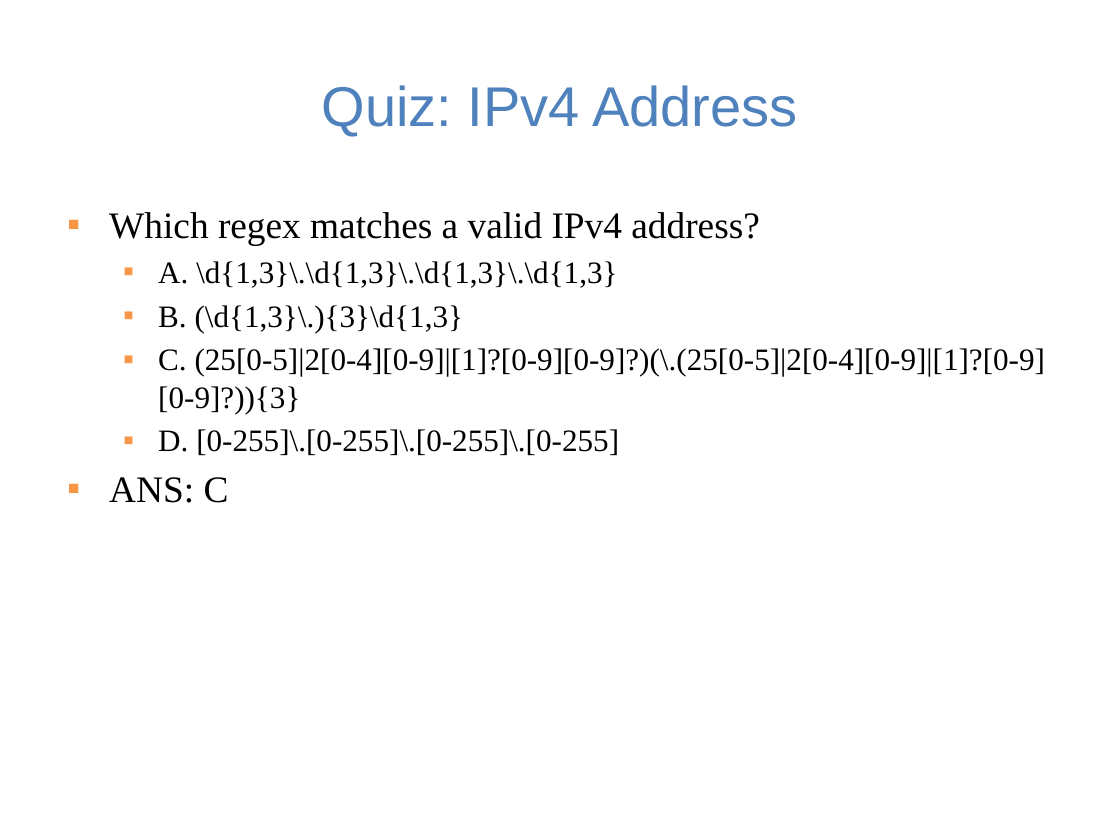
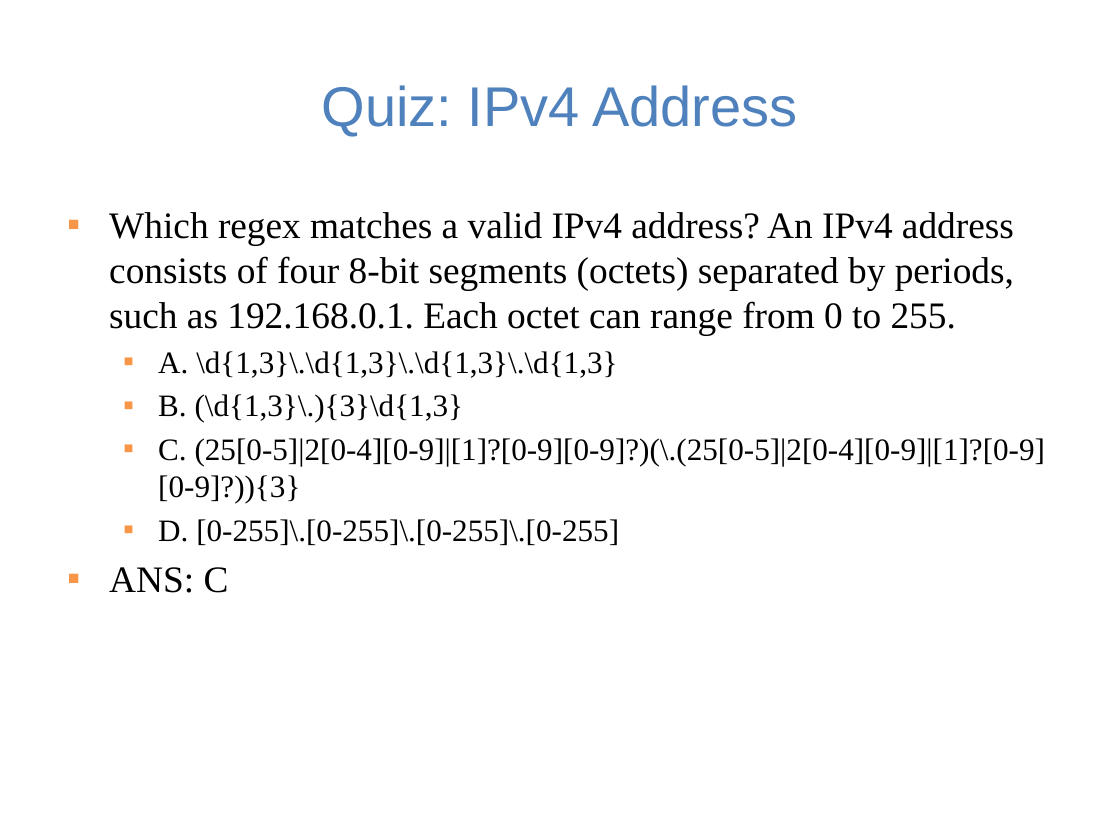
Before and after one commit to guhofstra/CSC111Fa25, a slide deck: slide 24 of PPTs/Lecture 4-string in java.pptx. Drawn at 1120x840 pixels with LibreOffice and Linux fonts; fonts in the diff are those of the drawing. Boxes give left, top, right and bottom in pixels: in the first picture for what was removed or moved away, otherwise in the second. Text is boxed around its words. In the diff, an @@ line names an element or a change of style, - is before the commit and + after.

```diff
--- a/PPTs/Lecture 4-string in java.pptx
+++ b/PPTs/Lecture 4-string in java.pptx
@@ text at box(109, 212, 1014, 335): text changed @@
-▪ Which regex matches a valid IPv4 address?
+▪ Which regex matches a valid IPv4 address? An IPv4 address consists of four 8-bit segments (octets) separated by periods, such as 192.168.0.1. Each octet can range from 0 to 255.
```
Also in this commit, not shown: 19 other slides changed, 2 other files.
